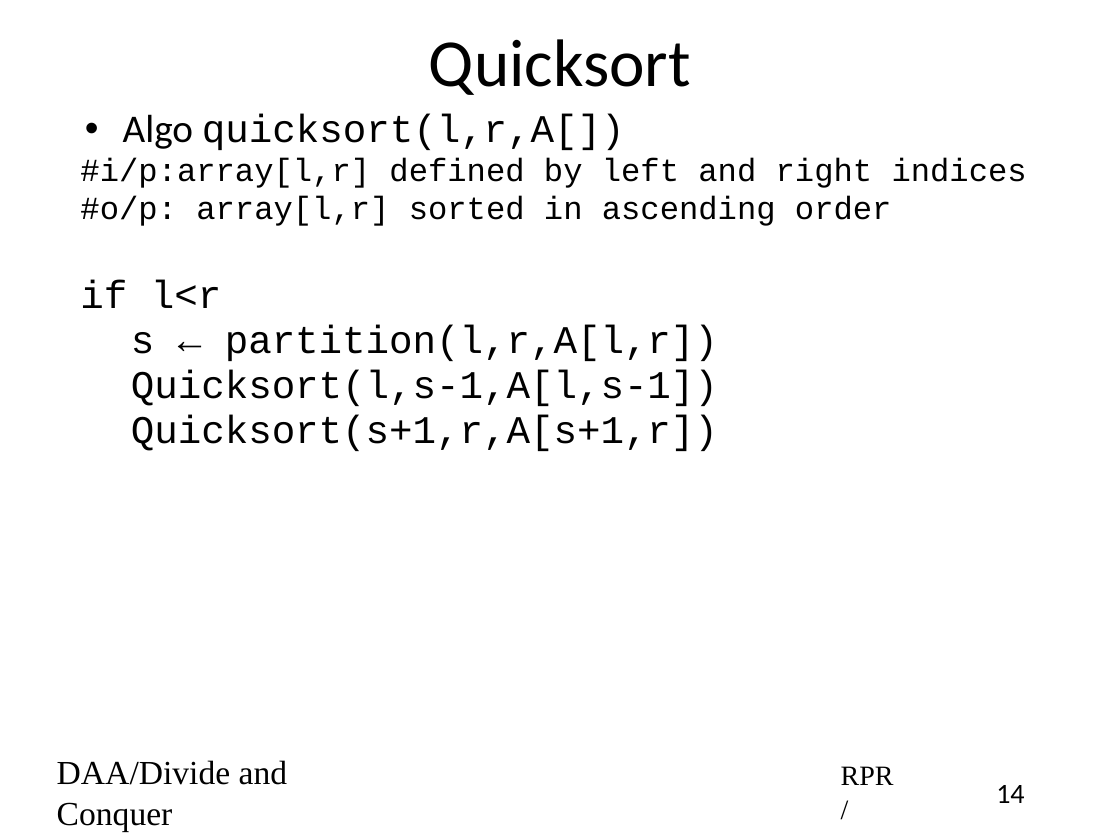
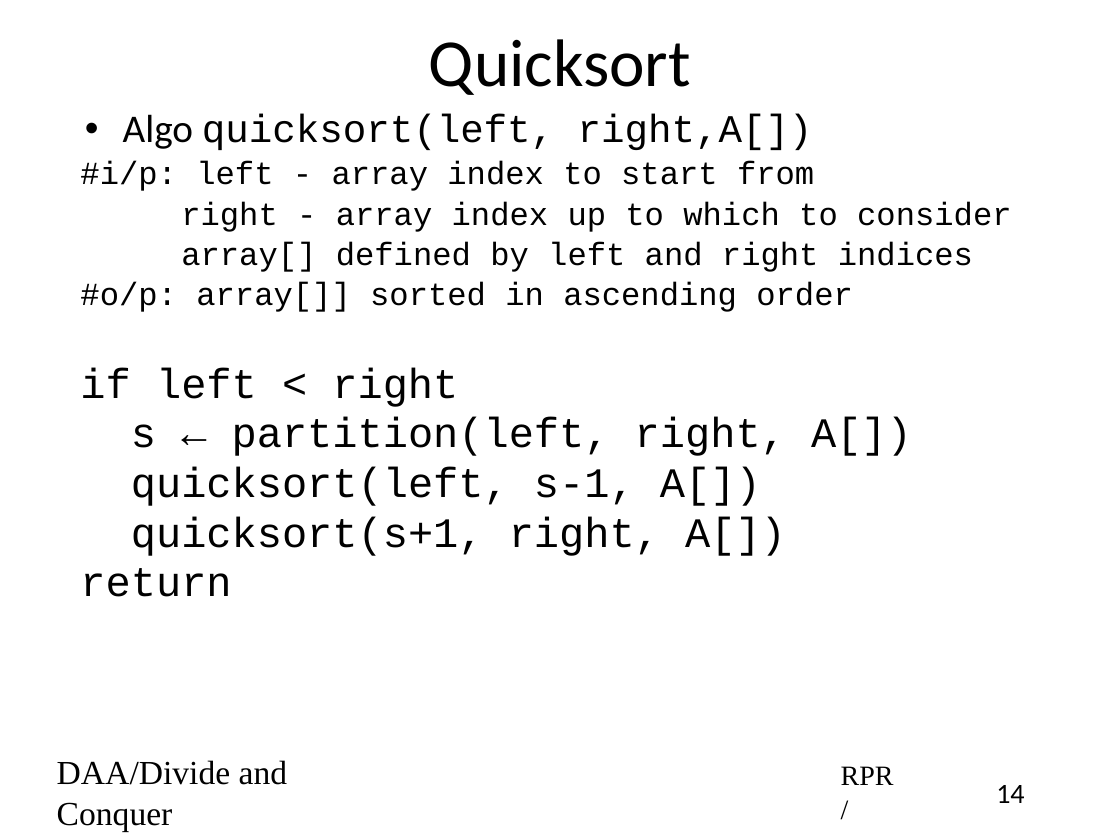
Before and after one commit to rprustagi/2019-17CS43-DAA, a slide deck: slide 14 of Slides-RPR/2019-H1-DAA-L14-Divide-Conquer-MergeSort-Quicksort.pptx. Drawn at 1120x840 pixels with LibreOffice and Linux fonts; fonts in the diff are those of the drawing. Boxes give left, top, right and bottom in pixels: in the first picture for what was removed or moved away, otherwise in the second. Text is boxed around its words. In the diff, an @@ line names an element or a change of style, - is before the commit and + after.

```diff
--- a/Slides-RPR/2019-H1-DAA-L14-Divide-Conquer-MergeSort-Quicksort.pptx
+++ b/Slides-RPR/2019-H1-DAA-L14-Divide-Conquer-MergeSort-Quicksort.pptx
@@ text at (80, 114, 1011, 597): text changed; size 28 to 23 pt @@
-• Algo quicksort(l,r,A[])
-#i/p:array[l,r] defined by left and right indices
-#o/p: array[l,r] sorted in ascending order
-if l<r
-    s ← partition(l,r,A[l,r])
-    Quicksort(l,s-1,A[l,s-1])
-    Quicksort(s+1,r,A[s+1,r])
+• Algo quicksort(left, right,A[])
+#i/p: left - array index to start from
+        right - array index up to which to consider
+        array[] defined by left and right indices
+#o/p: array[]] sorted in ascending order
+if left < right
+    s ← partition(left, right, A[])
+    quicksort(left, s-1, A[])
+    quicksort(s+1, right, A[])
+return
```
Also in this commit, not shown: 2 other slides changed, 14 other files.
